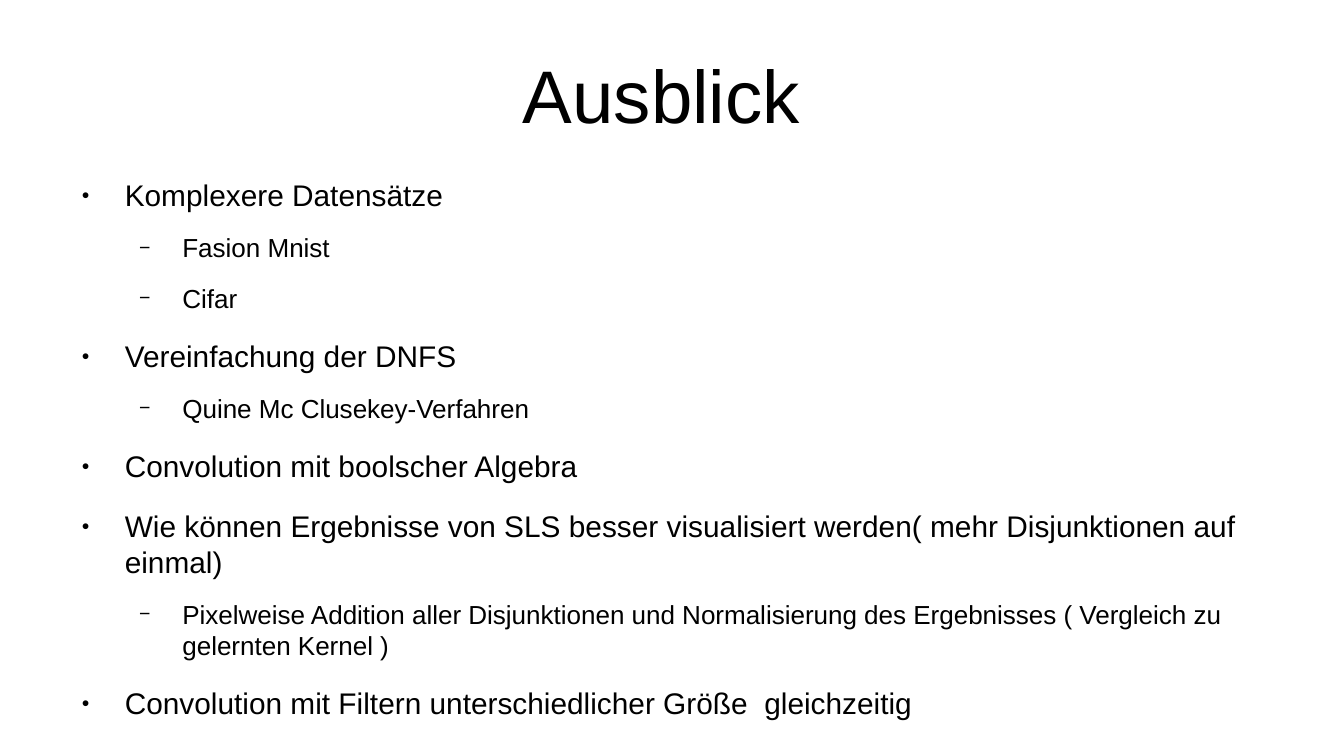
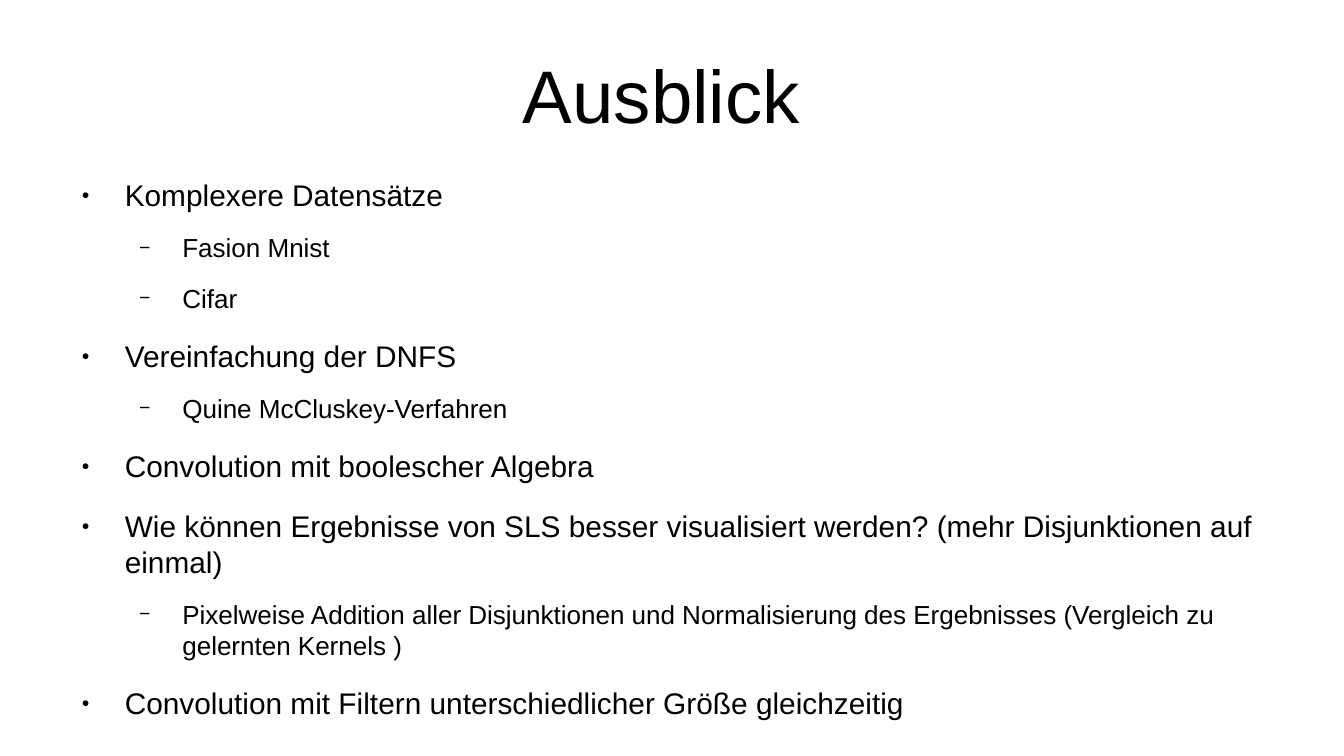
Before and after one commit to wwjbrugger/DCDL_smaller, a slide deck: slide 23 of Zwischenergebnisse/Zwischenergebnisse.odp (slide 21 before the commit). Drawn at 1344x756 pixels with LibreOffice and Linux fonts; fonts in the diff are those of the drawing. Boxes give left, top, right and bottom in pixels: in the first picture for what was removed or moved away, otherwise in the second. Text is boxed around its words. In the diff, an @@ line names an element or a change of style, - is before the commit and + after.

```diff
--- a/Zwischenergebnisse/Zwischenergebnisse.odp
+++ b/Zwischenergebnisse/Zwischenergebnisse.odp
@@ text at [125,455,1251,661]: text changed @@
-  − Quine Mc Clusekey-Verfahren
-● Convolution mit boolscher Algebra
-● Wie können Ergebnisse von SLS besser visualisiert werden( mehr Disjunktionen auf einmal)
-  − Pixelweise Addition aller Disjunktionen und Normalisierung des Ergebnisses ( Vergleich zu gelernten Kernel )
+  − Quine McCluskey-Verfahren
+● Convolution mit boolescher Algebra
+● Wie können Ergebnisse von SLS besser visualisiert werden? (mehr Disjunktionen auf einmal)
+  − Pixelweise Addition aller Disjunktionen und Normalisierung des Ergebnisses (Vergleich zu gelernten Kernels )
```
Also in this commit, not shown: 18 other slides changed, 2 slides added, 3 other files.
